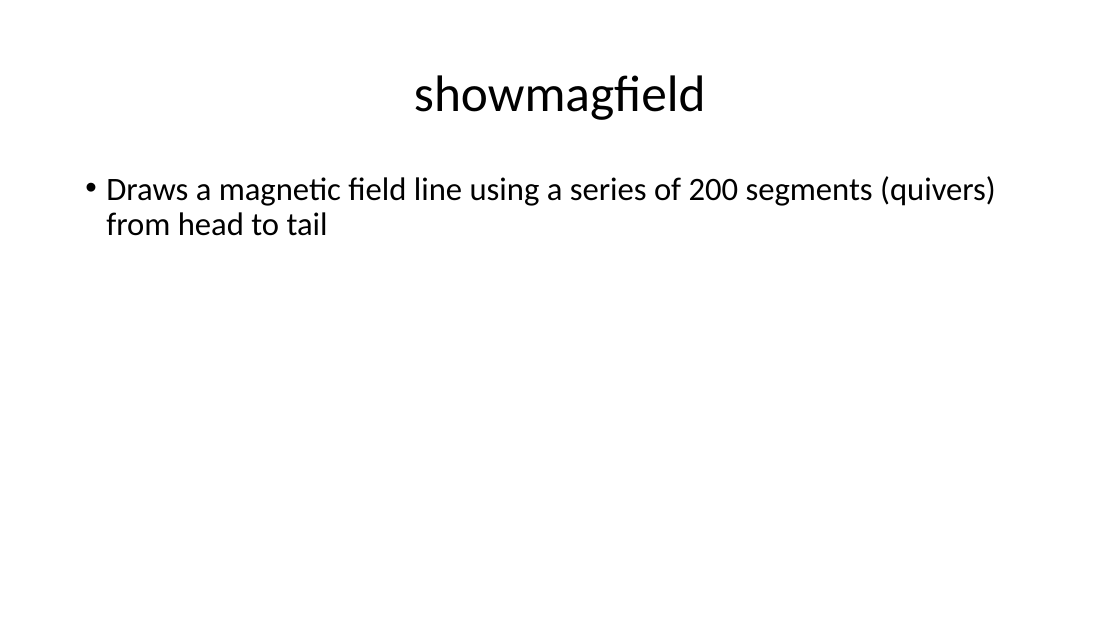
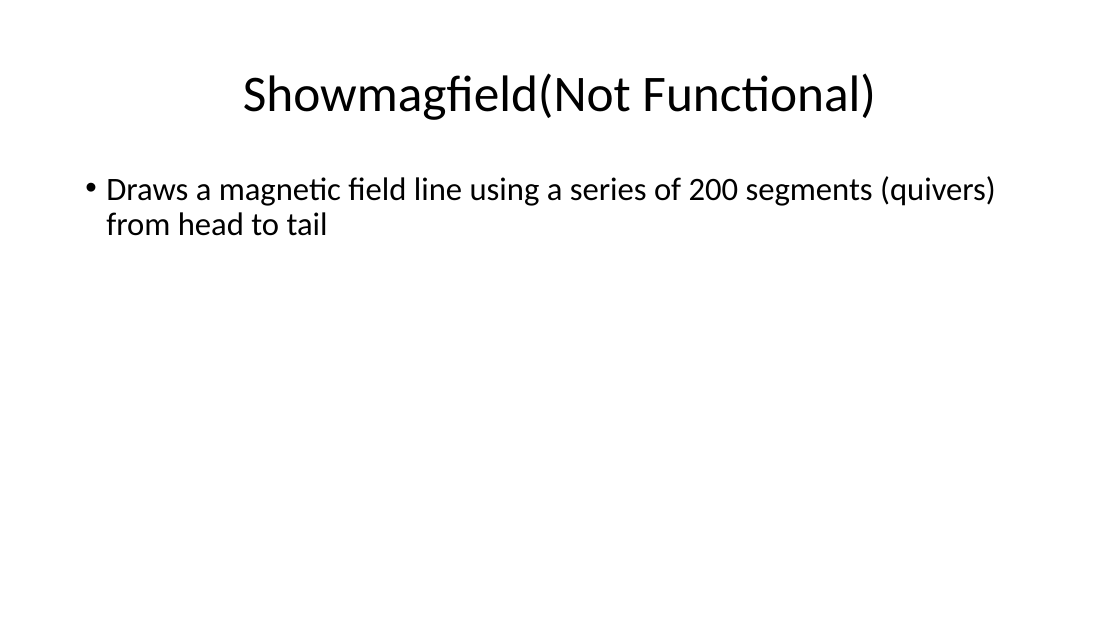
Before and after one commit to RoboticSwarmControl/3AxisMagnet, a slide deck: slide 25 of Omnimagnet Mind Map 06.25.2016 (wo parameter description).pptx (slide 27 before the commit). Drawn at 1120x630 pixels with LibreOffice and Linux fonts; fonts in the diff are those of the drawing. Boxes give left, top, right and bottom in pixels: in the first picture for what was removed or moved away, otherwise in the second. Text is boxed around its words. In the diff, an @@ line names an element or a change of style, - is before the commit and + after.

```diff
--- a/Omnimagnet Mind Map 06.25.2016 (wo parameter description).pptx
+++ b/Omnimagnet Mind Map 06.25.2016 (wo parameter description).pptx
@@ title at (243,73,876,120): text changed @@
-showmagfield
+Showmagfield(Not Functional)
```
Also in this commit, not shown: 11 other slides changed, 2 slides removed.
